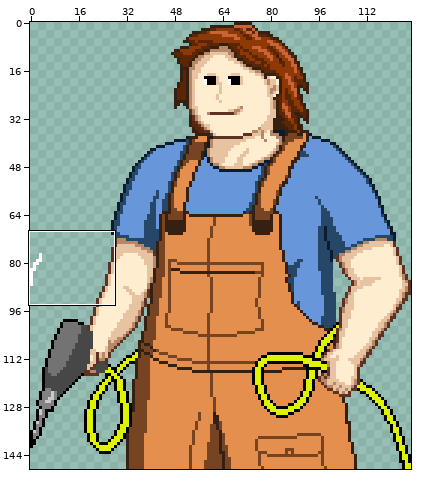
Sprite sheet: res/co/Tech.png. The first picture is a wide view before the edit; the outline marks the close-up.
Close-up. First the earlier version:
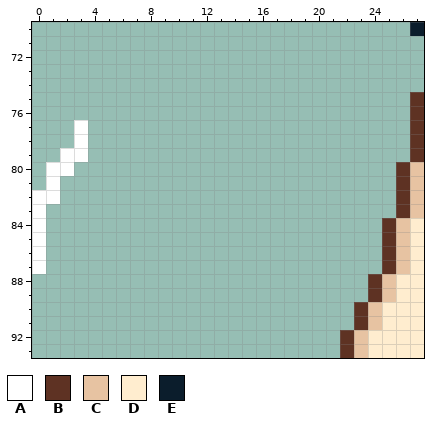
The file is 127x149 pixels. Shown: x 0..27, y 70..93.
Palette (. is transparent): A #ffffff  B #5e3223  C #e7c3a2  D #ffedcf  E #0b1d2c
Pixels before, first column x 0:
70 ...........................E
71 ............................
72 ............................
73 ............................
74 ............................
75 ...........................B
76 ...........................B
77 ...A.......................B
78 ...A.......................B
79 ..AA.......................B
80 .AA.......................BC
81 .A........................BC
82 AA........................BC
83 A.........................BC
84 A........................BCD
85 A........................BCD
86 A........................BCD
87 A........................BCD
88 ........................BCDD
89 ........................BCDD
90 .......................BCDDD
91 .......................BCDDD
92 ......................BCDDDD
93 ......................BCDDDD
New version:
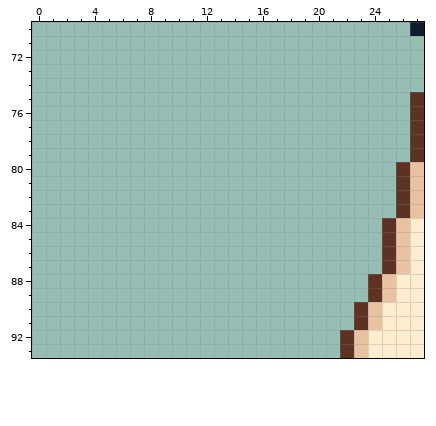
From the commit log: Removed artifact from image.
The exact change:
The author cleared colour A in rows 77 to 78 at x 3; in row 79 at x 2 to 3; in row 80 at x 1 to 2; in row 81 at x 1; in row 82 at x 0 to 1; in rows 83 to 87 at x 0.
Changed places in both close-ups, as pixel boxes (x1, y1, x2, y2):
erased: (32, 120, 88, 274)
